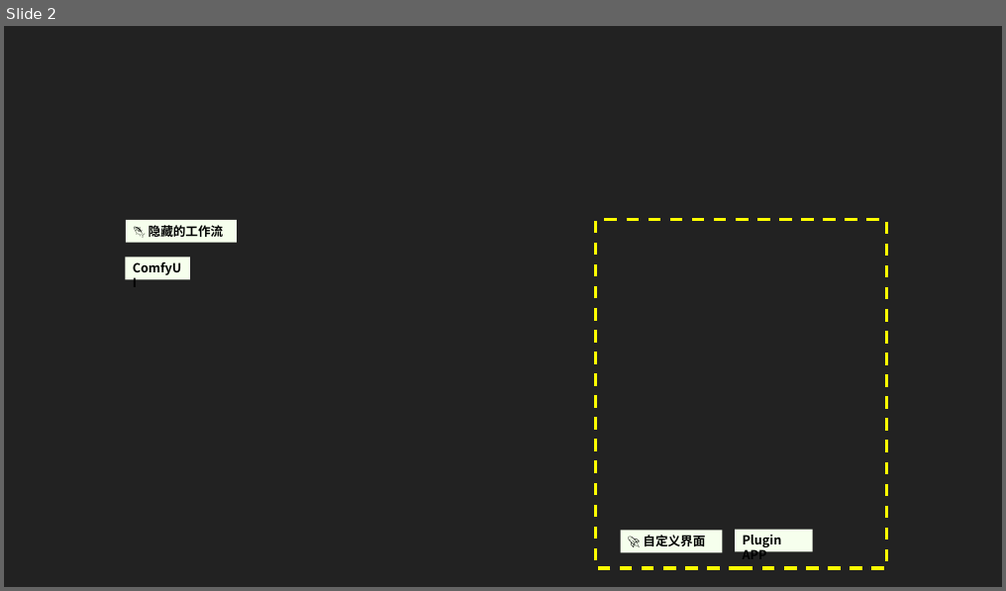
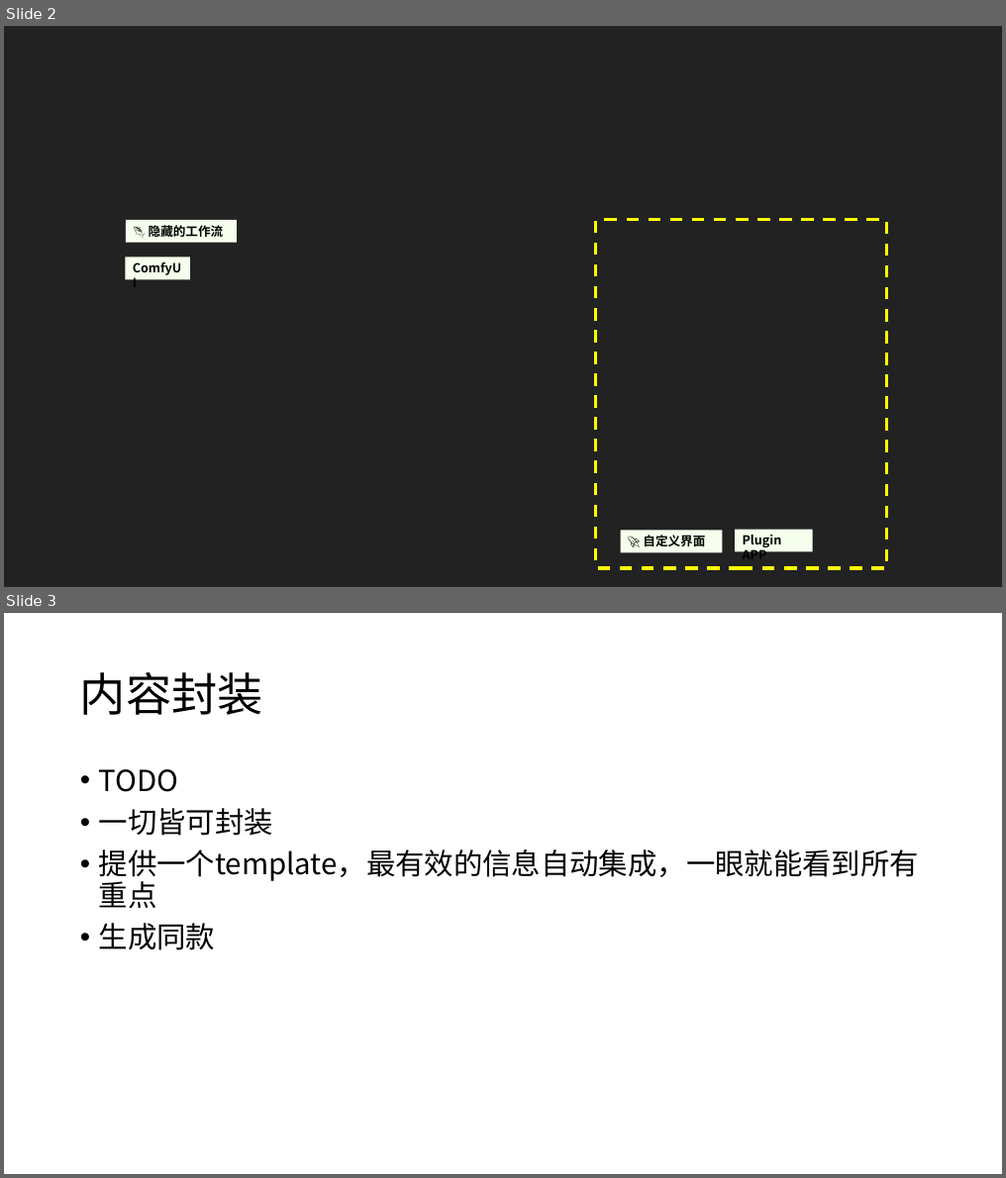
Before and after one commit to shadowcz007/comfyui-plugins, a slide deck: doc/design.pptx. Shown one above the other, each under a label of ours: slide 2 before the commit, slides 2 and 3 after it. The pictures are 1006x591 and 1006x1178 pixels, drawn with LibreOffice and Linux fonts; fonts in the diff are those of the drawing; background and template pictures are left out. Boxes give left, top, right and bottom in pixels: in the first picture for what was removed or moved away, otherwise in the second. Text is boxed around its words. In the diff, an @@ line names an element or a change of style, - is before the commit and + after.

Commit message:
记录一些想法

```diff
--- a/doc/design.pptx
+++ b/doc/design.pptx
@@ slide 3 added at <box>4,613,1002,1174</box>, background #FFFFFF @@
@@ title added at <box>80,672,263,715</box>, 44 pt, text #000000 @@
+内容封装
@@ text added at <box>99,769,919,951</box>, 28 pt, text #000000 @@
+• TODO
+• 一切皆可封装
+• 提供一个template，最有效的信息自动集成，一眼就能看到所有重点
+• 生成同款
```
